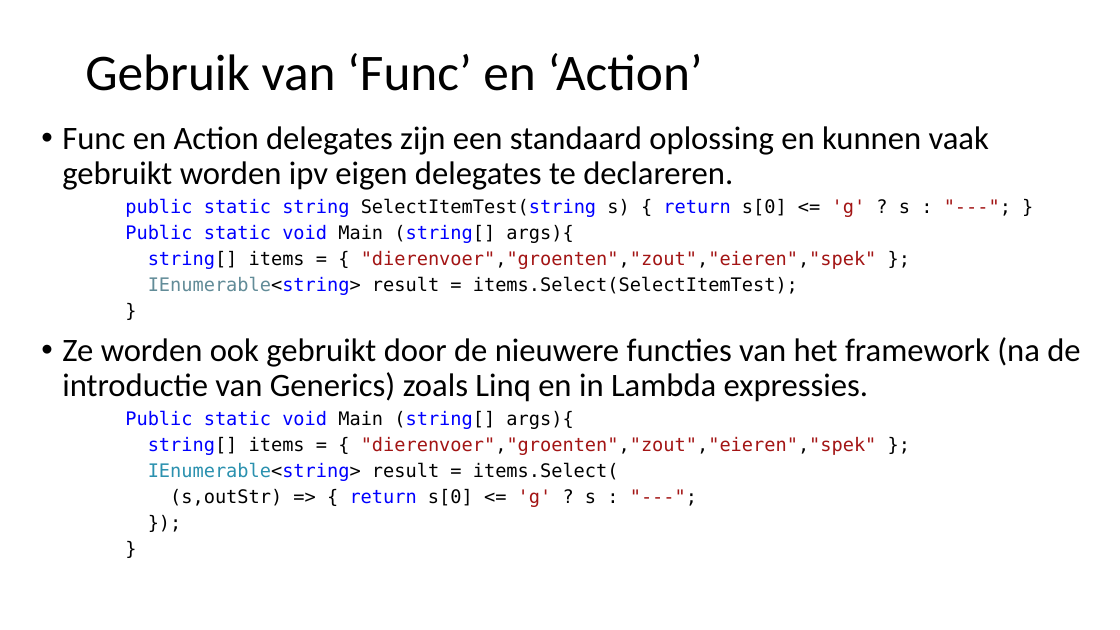
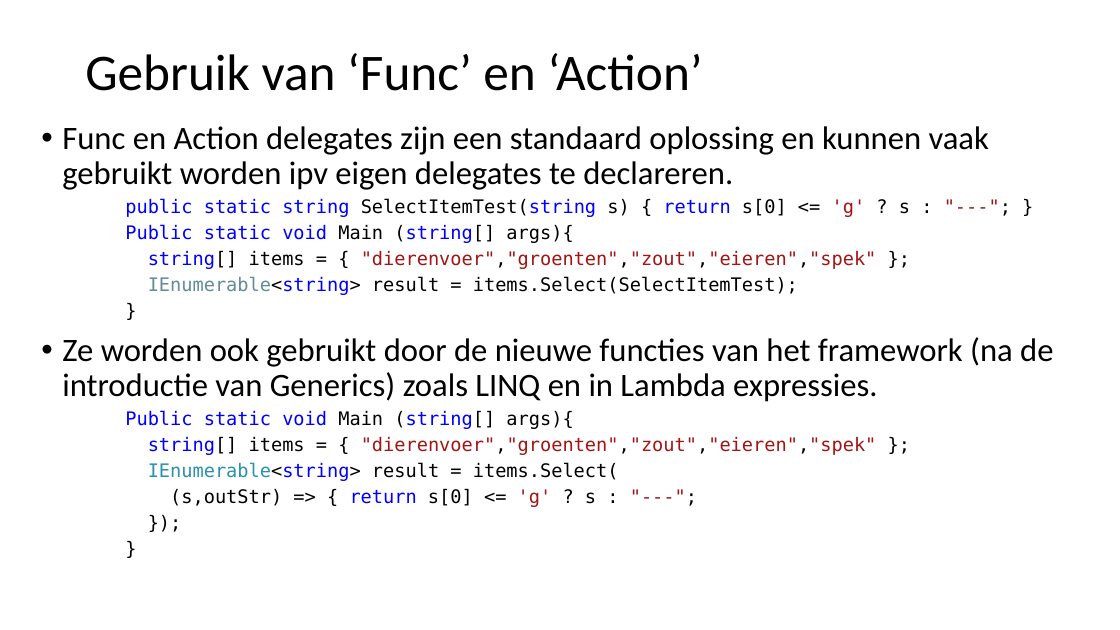
Before and after one commit to filipgeens/Syntra2020, a slide deck: slide 31 of Cursus/BasisCSharp-OO.pptx. Drawn at 1120x630 pixels with LibreOffice and Linux fonts; fonts in the diff are those of the drawing. Boxes give left, top, right and bottom in pixels: in the first picture for what was removed or moved away, otherwise in the second. Text is boxed around its words. In the diff, an @@ line names an element or a change of style, - is before the commit and + after.

```diff
--- a/Cursus/BasisCSharp-OO.pptx
+++ b/Cursus/BasisCSharp-OO.pptx
@@ text at [62, 337, 1053, 402]: text changed @@
-• Ze worden ook gebruikt door de nieuwere functies van het framework (na de introductie van Generics) zoals Linq en in Lambda expressies.
+• Ze worden ook gebruikt door de nieuwe functies van het framework (na de introductie van Generics) zoals LINQ en in Lambda expressies.
```
Also in this commit, not shown: 1 other slide changed, 3 other files.
